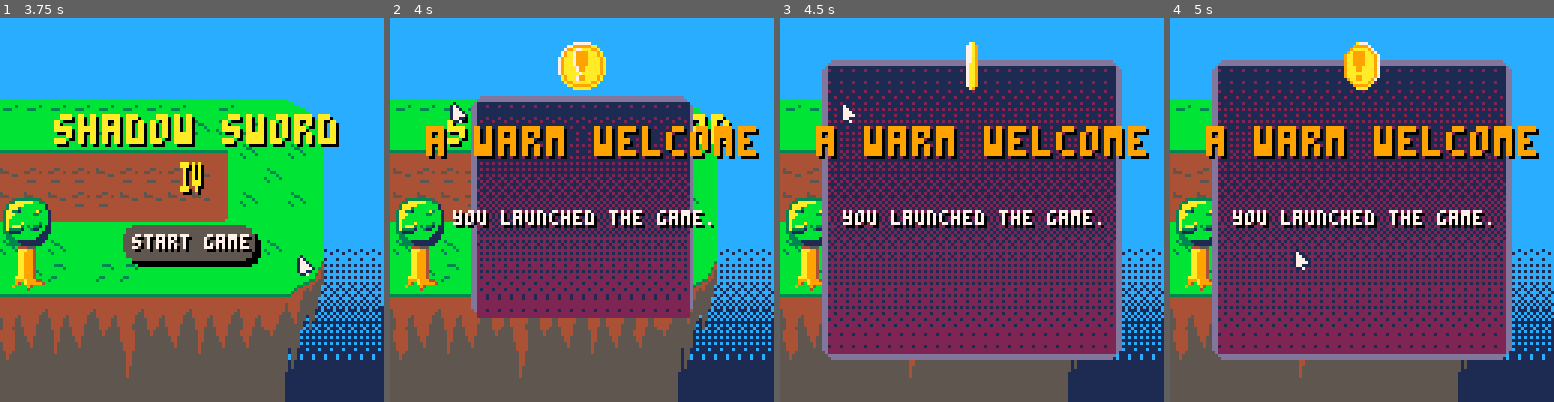
Above: before the commit, frames 1-4 (left to right).
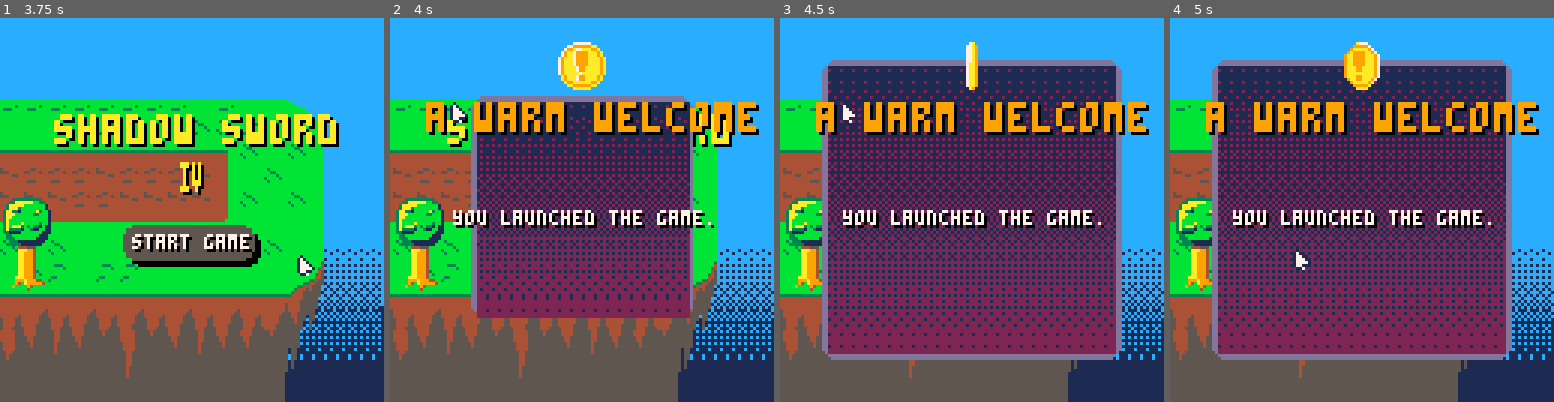
Above: after the commit, the same moments.

Repository: Mastoast/LDJam58
Game: PICO-8 cartridge ldjam58.p8
Same seed, same stepped clock (60 frames per second), same inputs: the game is played once before the commit and once after it.
Inputs (mouse positions are in pixels of both pictures, inside the frame that each line leads up to):
- Up to frame 1 (3.75 s): tap X (X key) at 0.33, 1.07, 1.85, 2.97 s; click (280, 121) at 0.67 s; tap O (Z key) at 0.7, 1.7, 2.1, 2.5, 2.9, 3.3, 3.7 s; click (46, 267) at 1.22 s; hold Right 1.6-2.1 s; click (107, 114) at 1.77 s; hold Up 2.15-2.42 s; click (172, 259) at 2.32 s; hold Right 2.47-3.03 s; click (234, 106) at 2.87 s; hold Left 3.08-3.58 s; click (295, 256) at 3.42 s; hold Down from 3.63 s (still down)
- Up to frame 2 (4 s): release Down at 3.97 s; click (451, 102) at 3.97 s
- Up to frame 3 (4.5 s): hold Right from 4.02 s (still down); tap X (X key) at 4.08 s; tap O (Z key) at 4.1 s
- Up to frame 4 (5 s): tap O (Z key) at 4.5, 4.9 s; click (1292, 248) at 4.52 s; release Right at 4.68 s; hold Up from 4.73 s (still down)

Frame 1 is identical in both runs. In frame 2, 7.1% of the frame differs, in the area x 9-97%, y 21-37%; in frame 3, 7.2%; in frame 4, 7.2%.

Commit message:
Fix screenshake + badges names

Diff:
--- a/achievements.lua
+++ b/achievements.lua
@@ -5,7 +5,7 @@
     {code = "start1", name = "\^t\^wyou are not//\^t\^wprepared", description = "try to//launch the game.", tip = "did you try to launch the game ?"},
     {code = "badge", name = "\^t\^wgreat success", description = "open the achievement page", tip = "why are you here? if you//can read this, you've done it"},
     {code = "birthday", name ="\^t\^wbirthday!", description = "it's your birthday//happy birthday!", tip = "don't forget to set up your birthday date!"},
-    {code = "birthday_today", name ="\^t\^wyou're born//today?!", description = "you look suspiciously//old for your age.", tip = "check the year."},
+    {code = "birthday_today", name ="\^t\^wyou're born//\^t\^wtoday?!", description = "you look suspiciously//old for your age.", tip = "check the year."},
     {code = "merry_christmas", name ="\^t\^wmerry christmas!", description = "only coal for you!", tip = "have you been good this year?"},
     {code = "marty_mcfly", name ="\^t\^w1.21 gigawatts.", description = "what the hell//is a gigawatt?", tip = "ask marty."},
     {code = "soundp", name = "\^t\^whello there", description = "lower the general sound", tip = "check the sound options."},
@@ -14,9 +14,9 @@
     --{code = "time1", name = "\^t\^wblackest night", description = "no evil shall escape my sight, don't cheat.", tip = "set the time of the//game to midnight." },
     --{code = "time2", name = "\^t\^wthe dark knight", description = "go back in time to the release of the best batman movie", tip = "set the year to when//that movie came out"},
     --{code = "test1", name = "\^t\^wcan i play, daddy?", description = "it's part of the process", tip = "why are you reading this?"},
-    {code = "credit1", name = "\^t\^wdon't finish//the credits.", description =":(", tip = "quit the credits//before the end." },
-    {code = "credit2", name = "\^t\^wfinish the//credits", description = ":)", tip = "look at the credits//until the end."},
-    {code = "terminator_two", name ="\^t\^wthe judgement//day", description = "hasta la vista baby", tip = "he said he would be back."},
+    {code = "credit1", name = "\^t\^wdon't finish//\^t\^wthe credits.", description =":(", tip = "quit the credits//before the end." },
+    {code = "credit2", name = "\^t\^wfinish the//\^t\^wcredits", description = ":)", tip = "look at the credits//until the end."},
+    {code = "terminator_two", name ="\^t\^wthe judgement//\^t\^wday", description = "hasta la vista baby", tip = "he said he would be back."},
     {code = "connected", name = "\^t\^wconnected", description ="stay up to date", tip = "enable day 1 patch mode."},
     {code = "sad_hector", name ="\^t\^wsad noises", description ="you just made our//sound designer sad", tip = "disable the musics."},
     {code = "konami", name ="\^t\^wkonami code", description = "such an og!", tip = "ask someone old"},
@@ -24,15 +24,15 @@
     {code = "kick_the_bucket", name ="\^t\^wkick the bucket", description ="are you proud of yourself?", tip = "it's literal, try the boot mode." },
     --{code = "test9", name ="\^t\^ware you//\^t\^wlying to me?", description = "è_é", tip = "set the month to//something impossible."},
     {code = "blind", name ="\^t\^wsecret mission", description = "you successfully prevented//the heist using//the 8 baboons", tip = "close your eyes, the solution will come to you"},
-    {code = "groundhog_day", name ="\^t\^wtimelooping //woodchuck", description = "you got out of the loop!", tip = "I'm a god."},
+    {code = "groundhog_day", name ="\^t\^wtimelooping //\^t\^wwoodchuck", description = "you got out of the loop!", tip = "I'm a god."},
     {code = "paid_attention", name ="\^t\^wpaid attention", description = "we know you read the credits//here is your reward.", tip = "did you pay attention?"},
-    {code = "parks_and_rec", name ="\^t\^wtreat yo' self //day", description = "I'll take a Greasy //Lard Bomb please!", tip = "I heard pawnee was great //at this time of the year."},
-    {code = "die_hard", name ="\^t\^who ho ho, now//I have a machine gun", description = "it really is a christmas movie!", tip = "welcome to the party pal!"},
-    {code = "tree", name ="\^t\^wwork work", description = "Me not that kind of orc!", tip = "cut the tree."},
+    {code = "parks_and_rec", name ="\^t\^wtreat yo' self //\^t\^wday", description = "I'll take a Greasy //Lard Bomb please!", tip = "I heard pawnee was great //at this time of the year."},
+    {code = "die_hard", name ="\^t\^who ho ho,//\^t\^wnow i have//\^t\^wa machine gun", description = "it really is a christmas movie!", tip = "welcome to the party pal!"},
+    {code = "tree", name ="\^t\^wwork work", description = "Me not that//kind of orc!", tip = "cut the tree."},
     {code = "perfect_murder", name ="\^t\^wperfect murder", description = "nooooo!", tip = "no witnesses//don't forget your shoes."},
     {code = "launchgame", name ="\^t\^wthe end is//\^t\^wnever the end", description = "wow, you did it!", tip ="launch the game."},
     {code = "finish_the_game", name ="\^t\^wfinish the game", description = "you're so good at this!", tip = "it's easy, just try."},
-    {code = "our_code", name ="\^t\^wfind the secret//code", description = "you definitely aren't//a yu-gi-oh player", tip = "did you read the instructions?"},
+    {code = "our_code", name ="\^t\^wfind the secret//\^t\^wcode", description = "you definitely aren't//a yu-gi-oh player", tip = "did you read the instructions?"},
      --{code = "", name ="", description = "", tip = ""},
 }
 
--- a/main.lua
+++ b/main.lua
@@ -76,6 +76,8 @@
 function _update60()
     -- timers
     gtime += 1
+    -- screenshake
+    shake = max(shake - 1)
 
     if gstate == 1 then
         update_level()
@@ -103,9 +105,6 @@
     -- camera
     cam.x = lerp(cam.x, tcam.x, cam.speed)
     cam.y = lerp(cam.y, tcam.y, cam.speed)
-
-    -- screenshake
-    shake = max(shake - 1)
 
     for o in all(objects) do
         if o.freeze > 0 then
--- a/popup.lua
+++ b/popup.lua
@@ -7,8 +7,9 @@
     popup_objects = {}
     gstate = 2
     --
+    local tty = 28
     local tcol = achievement.unlocked and 9 or 13
-    local title = create(text, cam.x + 64, cam.y + 36, 8, 8, popup_objects)
+    local title = create(text, cam.x + 64, cam.y + tty, 8, 8, popup_objects)
     title.text = achievement.name
     title.is_centered = true
     title.wide = true
